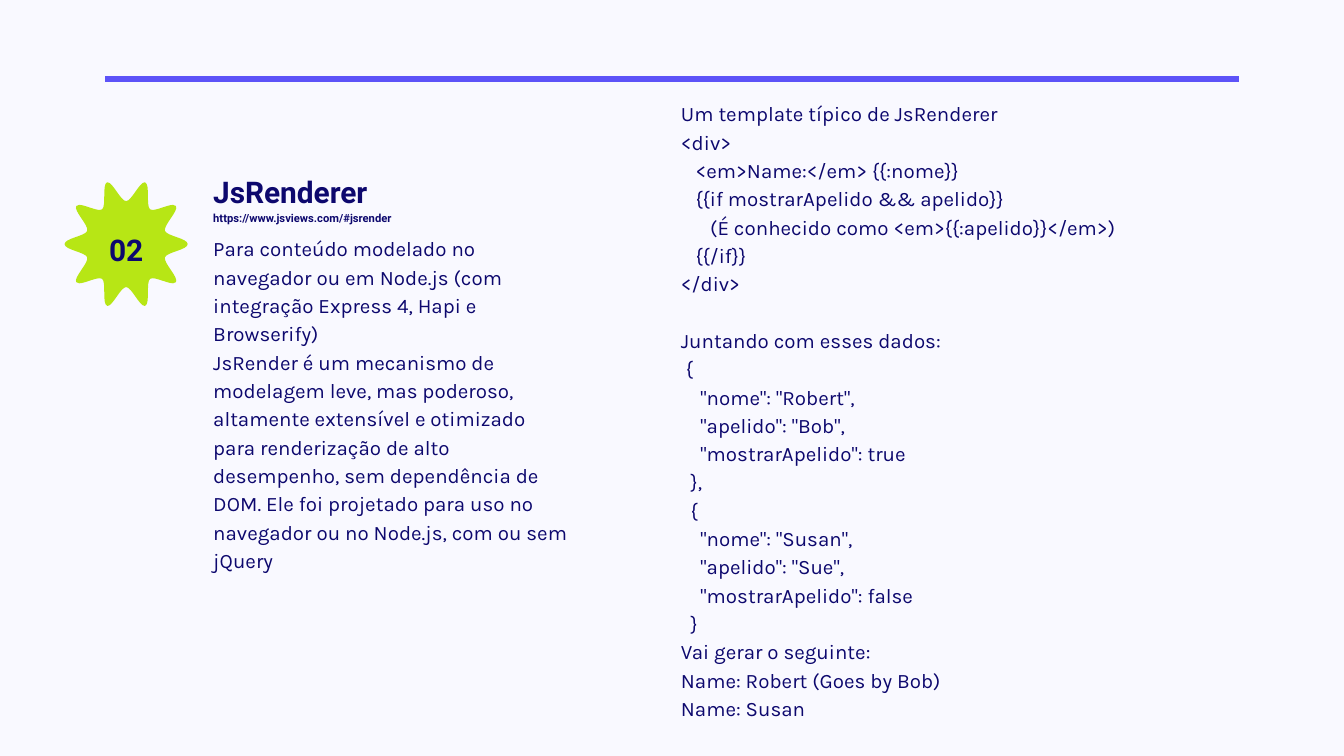
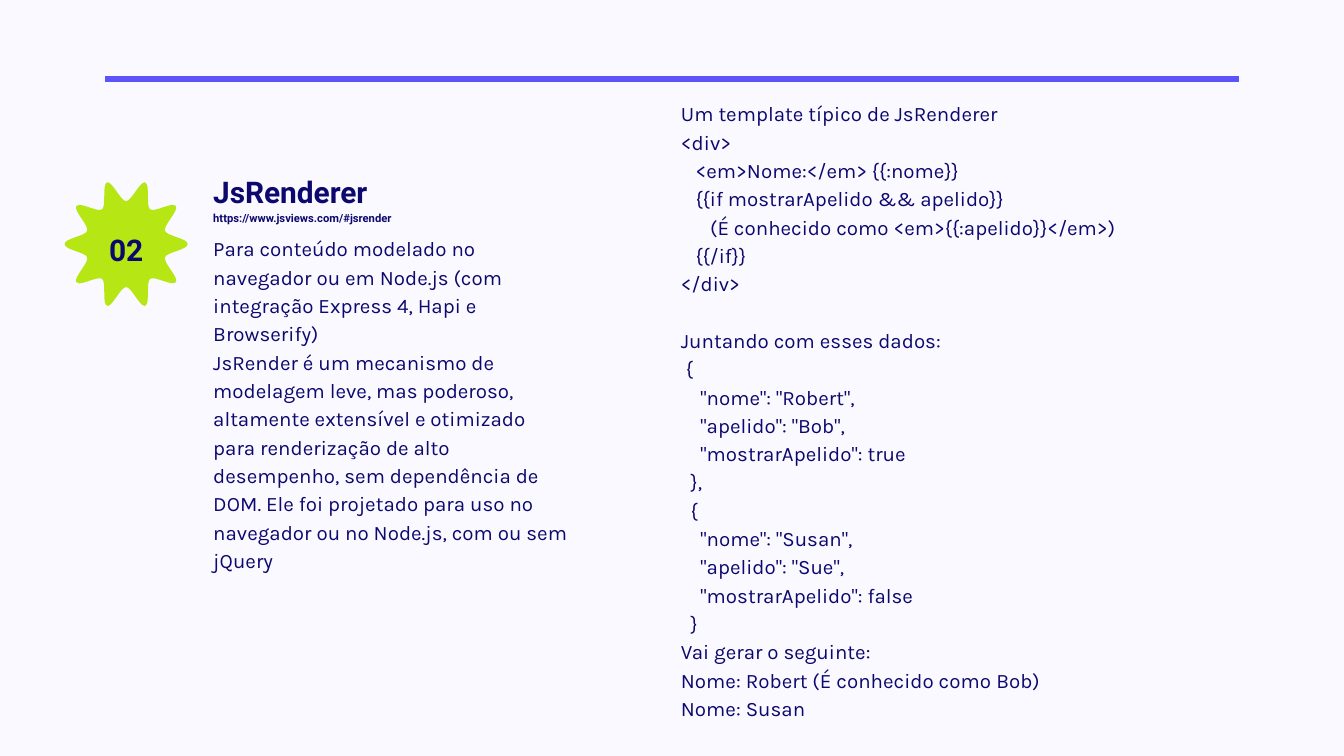
Before and after one commit to MatheusHMafra/dot.js, a slide deck: slide 19 of Apresentação de Programação Web.pptx. Drawn at 1344x756 pixels with LibreOffice and Linux fonts; fonts in the diff are those of the drawing. Boxes give left, top, right and bottom in pixels: in the first picture for what was removed or moved away, otherwise in the second. Text is boxed around its words. In the diff, an @@ line names an element or a change of style, - is before the commit and + after.

```diff
--- a/Apresentação de Programação Web.pptx
+++ b/Apresentação de Programação Web.pptx
@@ text at <box>696,162,959,181</box>: text changed @@
-<em>Name:</em> {{:nome}}
+<em>Nome:</em> {{:nome}}
@@ text at <box>681,669,1039,717</box>: text changed @@
-Name: Robert (Goes by Bob)
-Name: Susan
+Nome: Robert (É conhecido como Bob)
+Nome: Susan
```
Also in this commit, not shown: 1 slide added, 1 slide removed.
